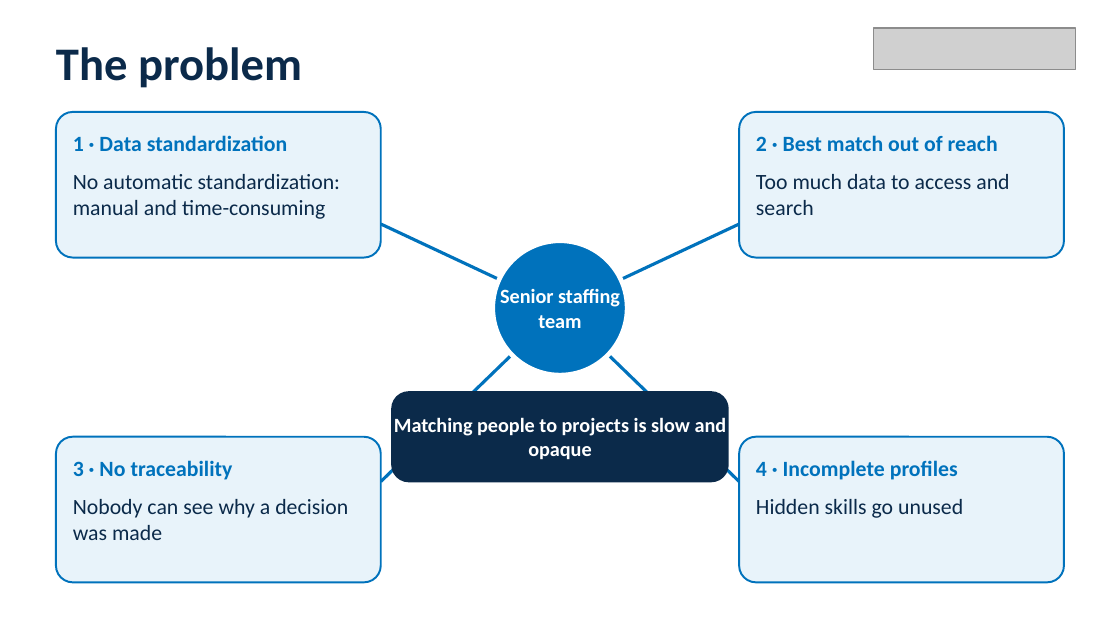
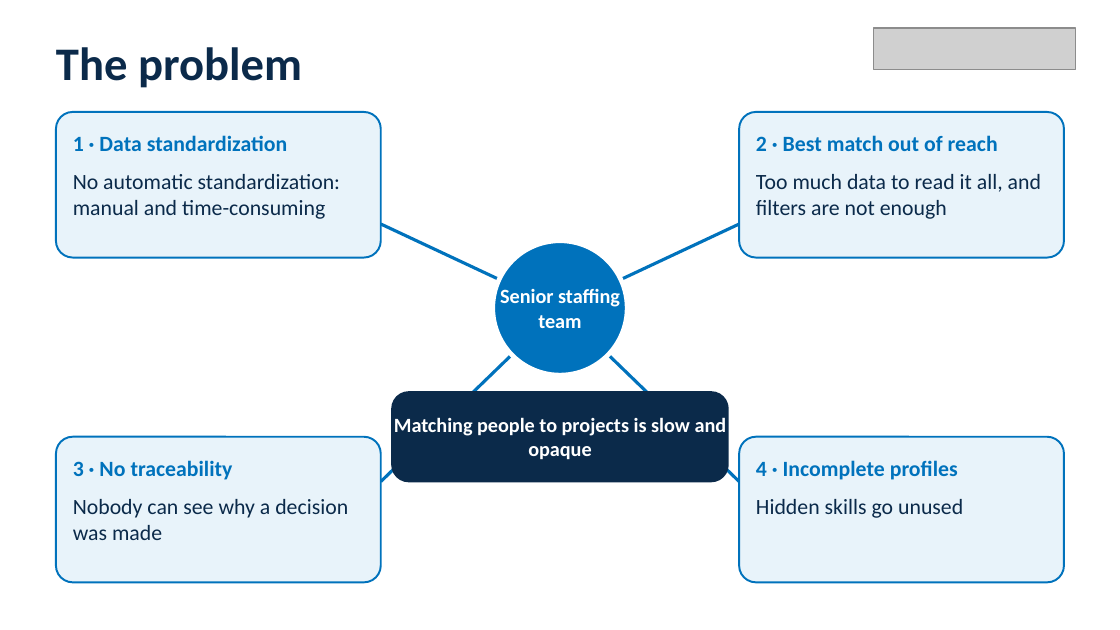
Before and after one commit to igagmol/hackaton-saturday, a slide deck: slide 2 of pitch/NTTDATA_pitch_deck.pptx. Drawn at 1120x630 pixels with LibreOffice and Linux fonts; fonts in the diff are those of the drawing; grey boxes stand for pictures. Boxes give left, top, right and bottom in pixels: in the first picture for what was removed or moved away, otherwise in the second. Text is boxed around its words. In the diff, an @@ line names an element or a change of style, - is before the commit and + after.

```diff
--- a/pitch/NTTDATA_pitch_deck.pptx
+++ b/pitch/NTTDATA_pitch_deck.pptx
@@ text at bbox=[756, 174, 1041, 219]: text changed @@
-Too much data to access and search
+Too much data to read it all, and filters are not enough
```
Also in this commit, not shown: 1 other slide changed, 3 other files.
